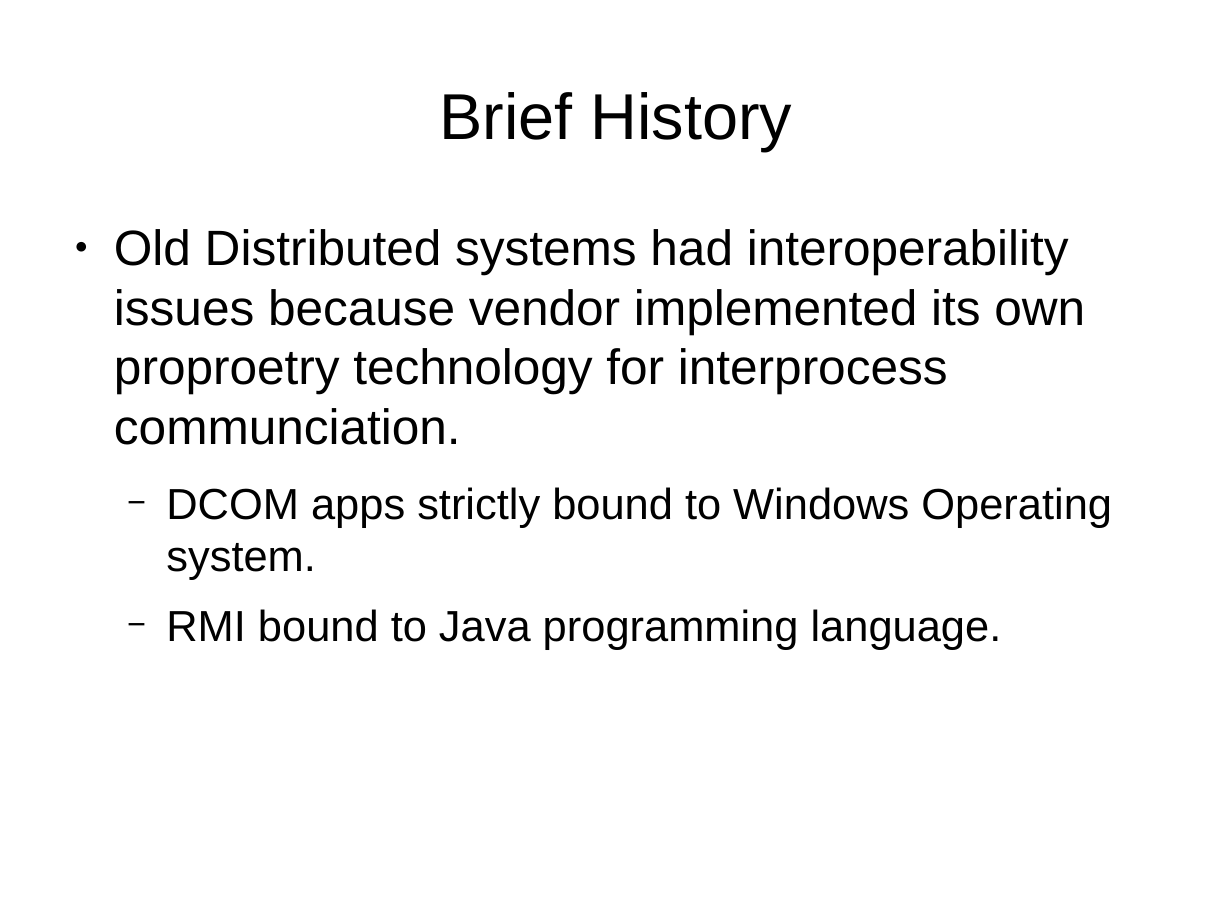
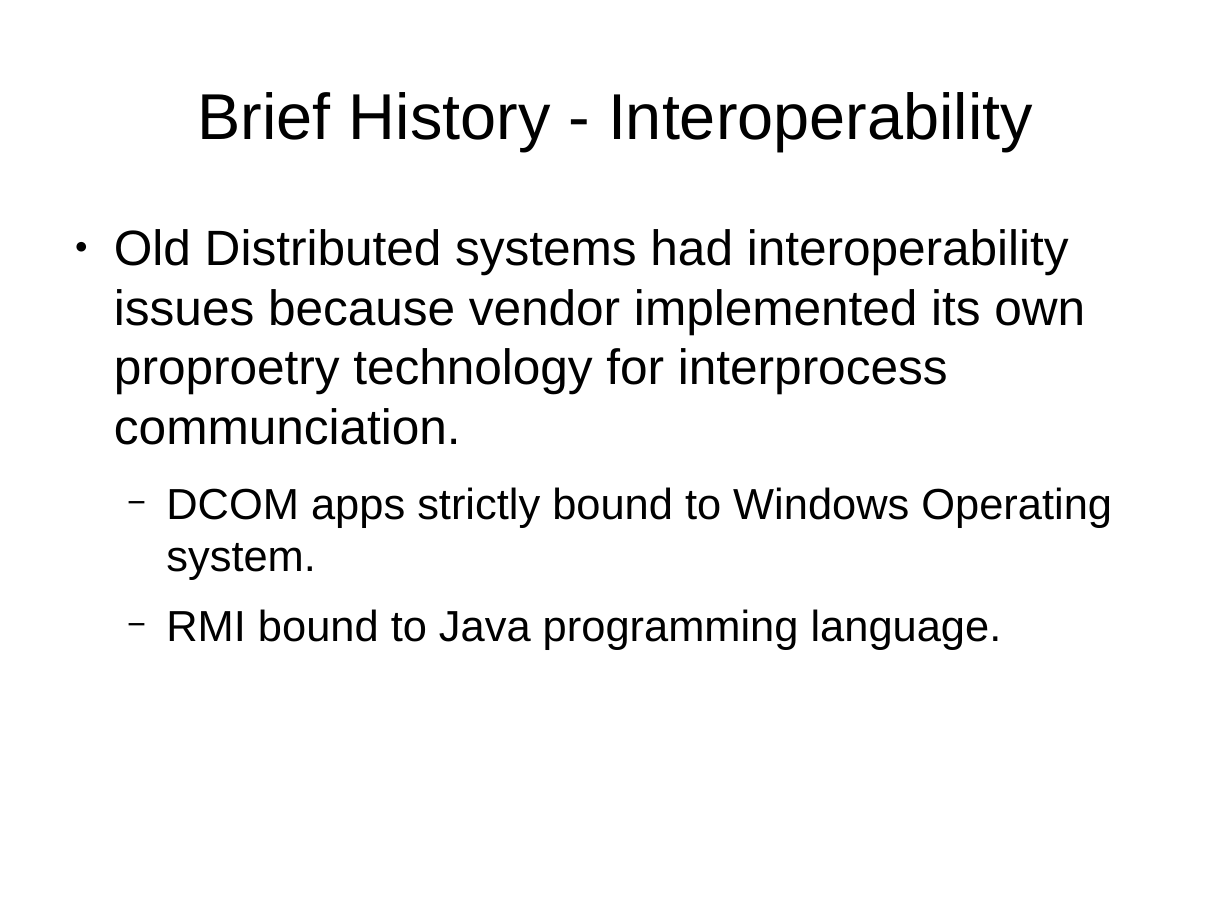
Before and after one commit to fxwalsh/webservicesdev-2016, a slide deck: slide 12 of topic01/talk-1/web-services-intro.odp. Drawn at 1232x924 pixels with LibreOffice and Linux fonts; fonts in the diff are those of the drawing. Boxes give left, top, right and bottom in pixels: in the first picture for what was removed or moved away, otherwise in the second. Text is boxed around its words. In the diff, an @@ line names an element or a change of style, - is before the commit and + after.

```diff
--- a/topic01/talk-1/web-services-intro.odp
+++ b/topic01/talk-1/web-services-intro.odp
@@ title at (198, 92, 1033, 151): text changed @@
-Brief History
+Brief History - Interoperability
```
Also in this commit, not shown: 3 other slides changed, 5 slides added, 5 other files.
